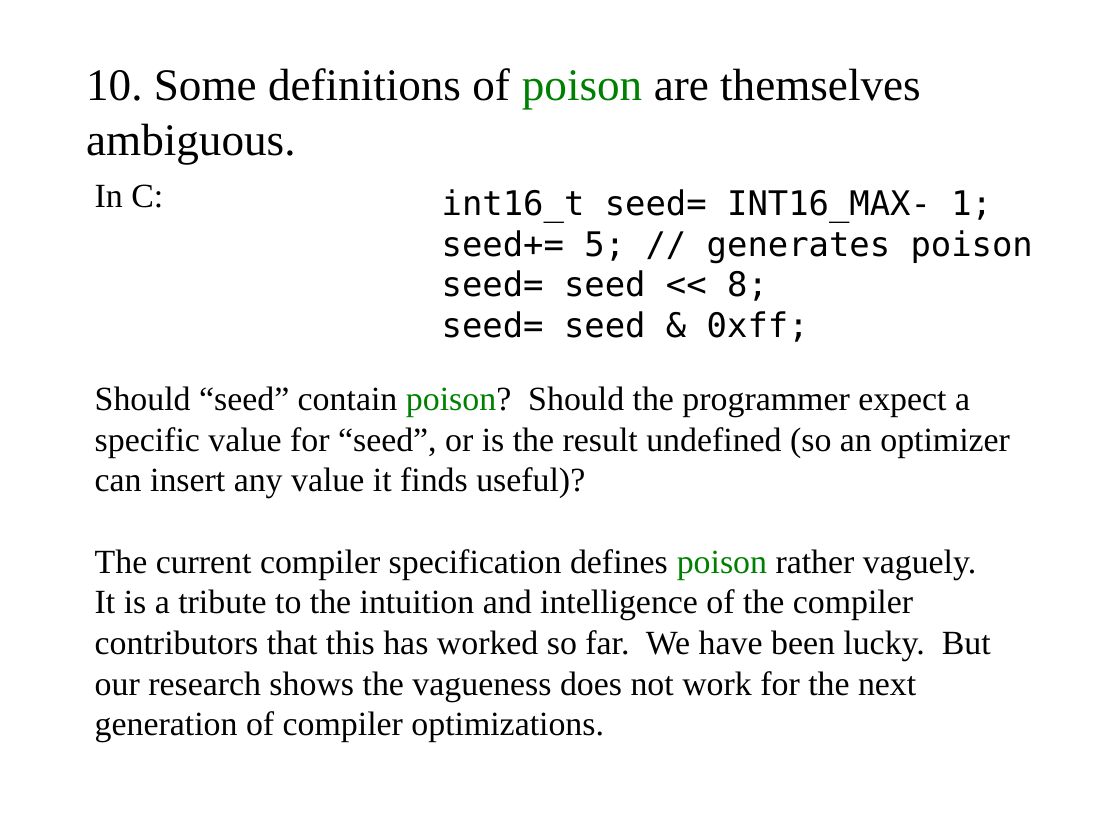
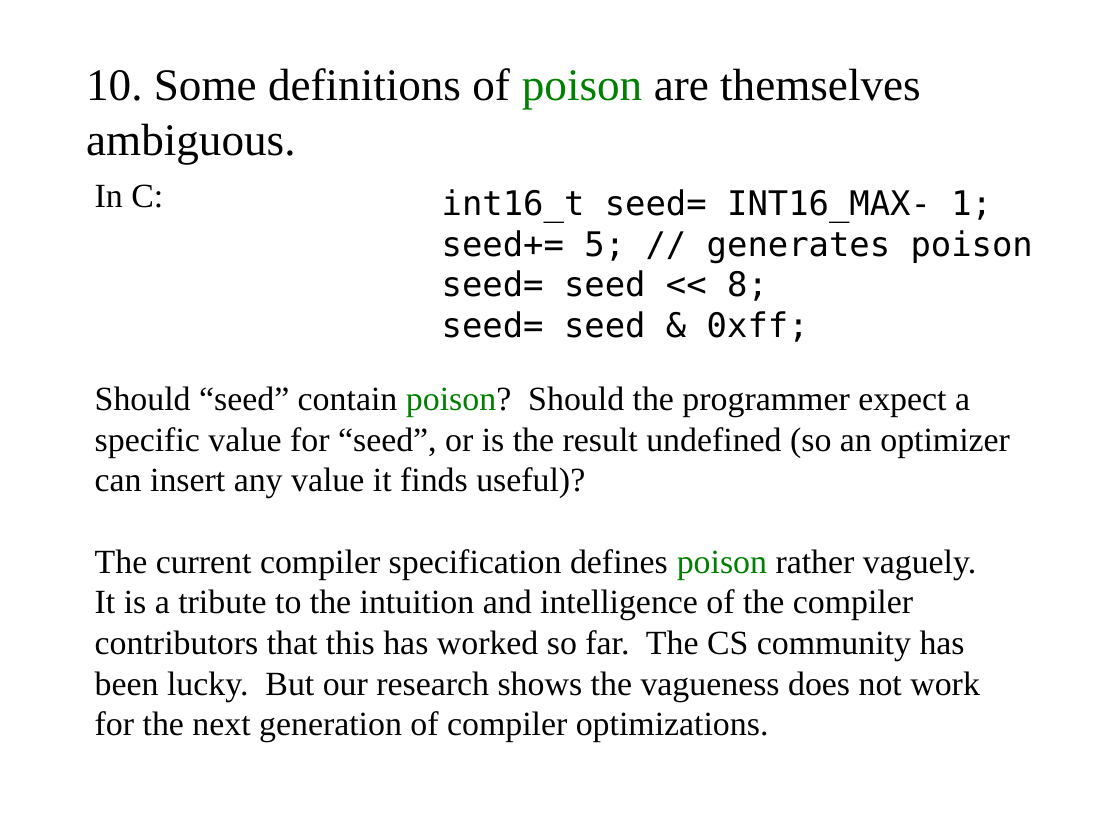
Before and after one commit to cschreiner/lli_undef_fix_admin, a slide deck: slide 10 of doc/poster/2015feb_grad_visit.draft.odp. Drawn at 1120x840 pixels with LibreOffice and Linux fonts; fonts in the diff are those of the drawing. Boxes give left, top, right and bottom in pixels: in the first picture for what was removed or moved away, otherwise in the second. Text is boxed around its words. In the diff, an @@ line names an element or a change of style, - is before the commit and + after.

```diff
--- a/doc/poster/2015feb_grad_visit.draft.odp
+++ b/doc/poster/2015feb_grad_visit.draft.odp
@@ text at box(95, 630, 980, 743): text changed @@
-contributors that this has worked so far. We have been lucky. But
-our research shows the vagueness does not work for the next
-generation of compiler optimizations.
+contributors that this has worked so far. The CS community has
+been lucky. But our research shows the vagueness does not work
+for the next generation of compiler optimizations.
```
Also in this commit, not shown: 1 other slide changed.
